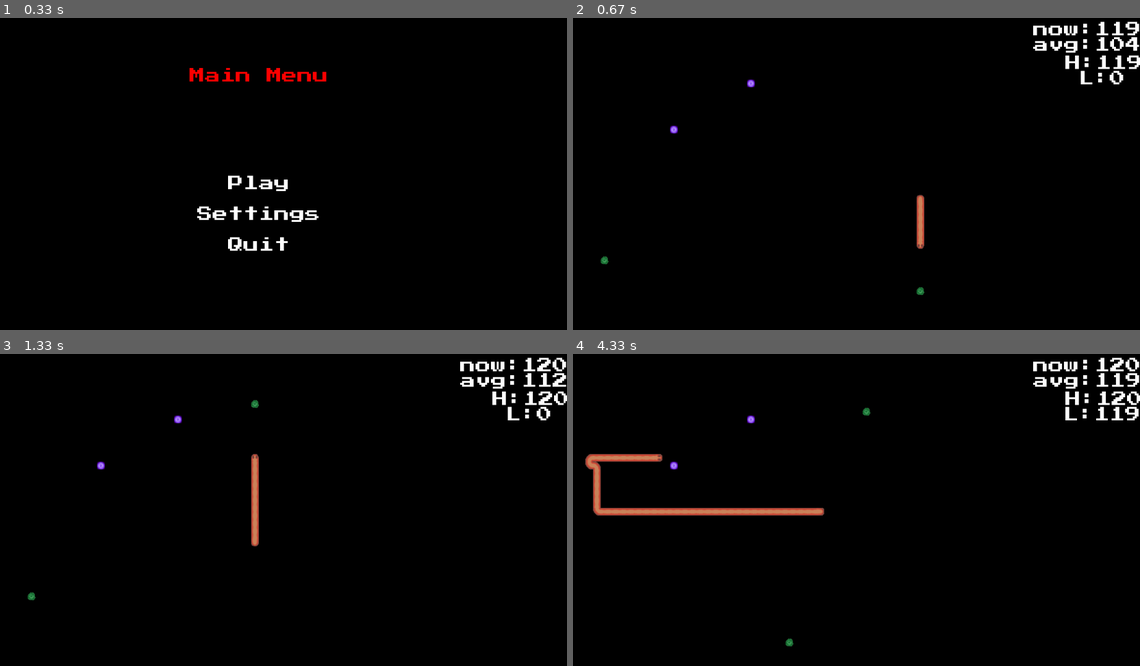
Above: before the commit, frames 1-4 (two rows, left to right).
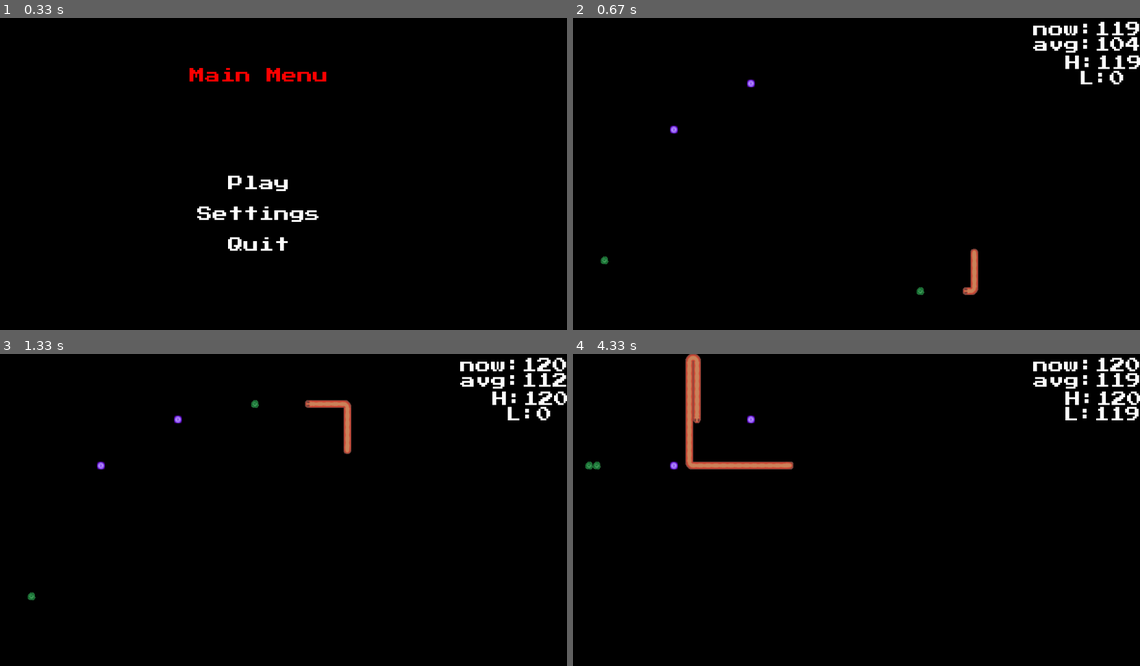
Above: after the commit, the same moments.

Repository: nmurphy101/Pygame2DFramework
Game: pygame game, started from main.py
The game is run twice, just before and just after one commit, with the same random seed, the same clock (stepped at 60 frames per second) and the same inputs.
Inputs (mouse positions are in pixels of both pictures, inside the frame that each line leads up to):
- Up to frame 1 (0.33 s): no input
- Up to frame 2 (0.67 s): click (828, 183) at 0.38 s
- Up to frame 3 (1.33 s): no input
- Up to frame 4 (4.33 s): no input

Frame 1 is identical in both runs. In frame 2, 0.5% of the frame differs, in the area x 60-72%, y 56-89%; in frame 3, 0.8%; in frame 4, 2.9%, in the area x 2-53%, y 0-94%.

Commit message:
Working on furthering ai intelligence

Diff:
--- a/pkg/snake_game/ai/ai.py
+++ b/pkg/snake_game/ai/ai.py
@@ -25,8 +25,9 @@
     def __init__(self):
         self.difficulty = None
         self.obj_container = None
+        self.time_chase = 0
         self.portal_use_difficulty = 1
-        self.time_chase = 0
+        self.farsight_use_difficulty = 1
 
     def decide_direction(self, entity, target, obj_container, difficulty=0):
         if not target:
@@ -67,40 +68,41 @@
         intent = None
         # print(entity.secondary_target)
         if entity.secondary_target == None:
+            # Equal, down, or up  Intent
+            if entity.position[1] < target[2]:
+                intent = 2
+            elif entity.position[1] > target[2]:
+                intent = 0
             # Equal, Right, or left  Intent
-            if entity.position[0] < target[1]:
+            elif entity.position[0] < target[1]:
                 intent = 1
             elif entity.position[0] > target[1]:
                 intent = 3
-            # Equal, down, or up  Intent
-            elif entity.position[1] < target[2]:
-                intent = 2
-            elif entity.position[1] > target[2]:
-                intent = 0
+
         else:
             # Go for secondary target within timeframe
             if datetime.now() <= entity.since_secondary_target + timedelta(seconds=self.time_chase):
+                # Equal, down, or up  Intent
+                if entity.position[1] < entity.secondary_target[1]:
+                    intent = 2
+                elif entity.position[1] > entity.secondary_target[1]:
+                    intent = 0
                 # Equal, Right, or left  Intent
-                if entity.position[0] < entity.secondary_target[0]:
+                elif entity.position[0] < entity.secondary_target[0]:
                     intent = 1
                 elif entity.position[0] > entity.secondary_target[0]:
                     intent = 3
+            else:
                 # Equal, down, or up  Intent
-                elif entity.position[1] < entity.secondary_target[1]:
+                if entity.position[1] < target[2]:
                     intent = 2
-                elif entity.position[1] > entity.secondary_target[1]:
+                elif entity.position[1] > target[2]:
                     intent = 0
-            else:
                 # Equal, Right, or left  Intent
-                if entity.position[0] < target[1]:
+                elif entity.position[0] < target[1]:
                     intent = 1
                 elif entity.position[0] > target[1]:
                     intent = 3
-                # Equal, down, or up  Intent
-                elif entity.position[1] < target[2]:
-                    intent = 2
-                elif entity.position[1] > target[2]:
-                    intent = 0
 
         intent = self.check_intent(entity, intent)
 
@@ -127,12 +129,12 @@
                 # if "food" not in obj.name:
                     # Check if object obstructs entity (and isn't self)
                     if obj != entity:
-                        verify_sight_lines(obj, entity, decide_portal, collide_rect, situational_intent, hypot)
+                        verify_sight_lines(obj, entity, intent, decide_portal, collide_rect, situational_intent, hypot)
                         intent = get_intent(intent, entity)
                     # Check if object's children if any (even if self) obstructs entity
                     if obj.children:
                         for child in obj.children:
-                            verify_sight_lines(child, entity, decide_portal, collide_rect, situational_intent, hypot)
+                            verify_sight_lines(child, entity, intent, decide_portal, collide_rect, situational_intent, hypot)
                             intent = get_intent(intent, entity)
             # Break from while loop
             break
@@ -140,43 +142,27 @@
         # print(f"Returning Found Intent: {intent}")
         return intent
 
-    def verify_sight_lines(self, obj, entity, decide_portal, collide_rect, situational_intent, hypot):
+    def verify_sight_lines(self, obj, entity, intent, decide_portal, collide_rect, situational_intent, hypot):
         for line in entity.sight_lines_diag:
             # Check the sight lines for a open direction
             if pygame.Rect.collidepoint(obj.rect, line.end):
-                # if not "segment" in obj.ID:
-                # print(f"diagonal line collision {obj.ID} and {line.direction}")
-                # # Will Ai see and use portals?
-                # if "teleportal" in obj.name and self.difficulty >= self.portal_use_difficulty:
-                #     line.open = decide_portal(obj, entity, situational_intent, hypot)
-                # else:
-                line.open = False
-            # print(line.open, line.direction, entity.direction)
-        # print("--------------")
+                line.open = False
+                continue
+             # Edge of screen detection
+            elif line.end[1] <= 0:
+                line.open = False
+                continue
+            elif line.end[1] >= entity.screen_size[1]:
+                line.open = False
+                continue
+            elif line.end[0] <= 0:
+                line.open = False
+                continue
+            elif line.end[0] >= entity.screen_size[0]:
+                line.open = False
+                continue
         # Verify intention with sight lines
         for line in entity.sight_lines:
-            # Edge of screen detection
-            if line.direction == 0 and line.end[1] <= 0:
-                line.open = False
-            elif line.direction == 2 and line.end[1] >= entity.screen_size[1]:
-                line.open = False
-            elif line.direction == 3 and line.end[0] <= 0:
-                line.open = False
-            elif line.direction == 1 and line.end[0] >= entity.screen_size[0]:
-                line.open = False
-            # Verify with farsight sight lines
-            if line.direction == 0:
-                if not entity.sight_lines_diag[0].open and not entity.sight_lines_diag[3].open:
-                    line.open = False
-            elif line.direction == 2:
-                if not entity.sight_lines_diag[2].open and not entity.sight_lines_diag[1].open:
-                    line.open = False
-            elif line.direction == 3:
-                if not entity.sight_lines_diag[3].open and not entity.sight_lines_diag[2].open:
-                    line.open = False
-            elif line.direction == 1:
-                if not entity.sight_lines_diag[1].open and not entity.sight_lines_diag[0].open :
-                    line.open = False
             # Check the sight lines for a open direction
             if collide_rect(obj.rect, line.rect):
                 # if not "segment" in obj.ID:
@@ -186,6 +172,42 @@
                     line.open = decide_portal(obj, entity, situational_intent, hypot)
                 else:
                     line.open = False
+                    continue
+            # Edge of screen detection
+            elif line.direction == 0 and line.end[1] <= (0 - entity.size):
+                line.open = False
+                continue
+            elif line.direction == 2 and line.end[1] >= (entity.screen_size[1] + entity.size):
+                line.open = False
+                continue
+            elif line.direction == 3 and line.end[0] <= (0 - entity.size):
+                line.open = False
+                continue
+            elif line.direction == 1 and line.end[0] >= (entity.screen_size[0] + entity.size):
+                line.open = False
+                continue
+            # Verify with farsight sight lines
+            if entity.sight_lines_diag != [] and self.difficulty >= self.farsight_use_difficulty:
+                if line.direction == 0 and intent == 0:
+                    if not entity.sight_lines_diag[0].open and not entity.sight_lines_diag[3].open:
+                        line.open = False
+                        # input(f"Press to continue: 0 - {entity.sight_lines_diag[0].open} and {entity.sight_lines_diag[3].open}")
+                        continue
+                elif line.direction == 2 and intent == 2:
+                    if not entity.sight_lines_diag[2].open and not entity.sight_lines_diag[1].open:
+                        line.open = False
+                        # input(f"Press to continue: 2 - {entity.sight_lines_diag[2].open} and {entity.sight_lines_diag[1].open}")
+                        continue
+                elif line.direction == 3 and intent == 3:
+                    if not entity.sight_lines_diag[3].open and not entity.sight_lines_diag[2].open:
+                        line.open = False
+                        # input(f"Press to continue: 3 - {entity.sight_lines_diag[3].open} and {entity.sight_lines_diag[2].open}")
+                        continue
+                elif line.direction == 1 and intent == 1:
+                    if not entity.sight_lines_diag[1].open and not entity.sight_lines_diag[0].open :
+                        line.open = False
+                        # input(f"Press to continue: 1 - {entity.sight_lines_diag[1].open} and {entity.sight_lines_diag[0].open}")
+                        continue
 
     def reset_sight_lines(self, entity):
         for line in entity.sight_lines_diag:
--- a/pkg/snake_game/entities/entity.py
+++ b/pkg/snake_game/entities/entity.py
@@ -101,6 +101,7 @@
         self.target = None
         self.secondary_target = None
         self.since_secondary_target = datetime.now()
+        self.ai_difficulty = 10
         # children list
         self.children = Deque()
 
@@ -165,7 +166,7 @@
 
     def die(self, death_reason):
         if self.killable:
-            # print(f"{self.ID} {death_reason}")
+            print(f"{self.ID} {death_reason}")
             # Play death sound
             sound = self.sound_death
             self.sound_death_volume = float(self.app.game_config["settings"]["sound"]["effect_volume"])/self.sound_mod
@@ -181,6 +182,10 @@
                 self.app.game.sprite_group.remove(self)
             else:
                 self.alive = False
+            # Clear previous frame render (from menu)
+            self.app.game.screen.fill((0, 0, 0, 0))
+            for obj in self.app.game.sprite_group:
+                obj.draw(self.app.game.sprite_group, (False, True))
 
     def collision_checks(self, updated):
         '''
@@ -324,7 +329,7 @@
                     primary_target = (pos, dist_self)
         self.target = (target_name, primary_target[0][0], primary_target[0][1])
         self.direction = self.app.game.chosen_ai.decide_direction(
-            self, self.target, self.app.game.sprite_group, difficulty=10
+            self, self.target, self.app.game.sprite_group, difficulty=self.ai_difficulty
         )
         self.since_secondary_target = datetime.now()
 
--- a/pkg/snake_game/entities/snake/snake.py
+++ b/pkg/snake_game/entities/snake/snake.py
@@ -377,13 +377,5 @@
         self.screen.blit(self.image, self.position)
 
     def interact(self, interacting_obj):
-        # Play interacting_obj death sound
-        sound = interacting_obj.sound_death
-        interacting_obj.sound_death_volume = float(self.app.game_config["settings"]["sound"]["effect_volume"])/self.sound_mod
-        sound.set_volume(interacting_obj.sound_death_volume)
-        pygame.mixer.Sound.play(sound)
-        # Loose the game if interacting_obj is the player
-        if interacting_obj.player:
-            self.app.game.menu.menu_option = 3
         # Kill interacting_obj
         interacting_obj.die(f"collided with {self.ID} and died")
--- a/pkg/snake_game/game.py
+++ b/pkg/snake_game/game.py
@@ -112,21 +112,21 @@
             fill_screen = self.screen.fill
             ### append_dirty_rects = self.dirty_rects.append
             # Execute game object actions
-            for obj in self.sprite_group.sprites():
+            for obj in self.sprite_group:
                 # Make sure to refresh coming out of pause_menu
                 if self.menu.prev_menu in [0, 1]:
                     # Clear previous frame render (from menu)
                     fill_screen((0, 0, 0, 0))
                     # Draw game objects
-                    obj.draw(self.sprite_group.sprites(), (False, True))
+                    obj.draw(self.sprite_group, (False, True))
                 # take obj tick actions
-                updated = obj.update(self.sprite_group.sprites())
+                updated = obj.update(self.sprite_group)
                 ## Adding updated sprites to the dirty rects container
                 ### if updated or not obj.dirty_rect:
                 ###     append_dirty_rects(obj)
                 ### self.dirty_rects += obj.children
                 # Draw game objects
-                obj.draw(self.sprite_group.sprites(), (updated, False))
+                obj.draw(self.sprite_group, (updated, False))
                 # collision of obj to other objects/children-of-other-objs
                 obj.collision_checks(updated)
             # Only 1 tick to refresh from pause_menu
@@ -172,8 +172,10 @@
         enemy_snake = Snake(self.alpha_screen, self.screen, self.screen_size, self.app)
         enemy_snake.speed_mod = 3
         enemy_snake.killable = False
-        # enemy_snake2 = Snake(self.alpha_screen, self.screen, self.screen_size, self.app)
-        # enemy_snake2.speed_mod = 3
+        enemy_snake2 = Snake(self.alpha_screen, self.screen, self.screen_size, self.app)
+        enemy_snake2.speed_mod = 3
+        enemy_snake3 = Snake(self.alpha_screen, self.screen, self.screen_size, self.app)
+        enemy_snake3.speed_mod = 3
         tele_portal = TelePortal(self.alpha_screen, self.screen, self.screen_size, self.app)
         # Set of game objects
         obj_container = [ # Order of these objects actually matter
@@ -184,6 +186,7 @@
             # player_snake,
             enemy_snake,
             # enemy_snake2,
+            # enemy_snake3,
         ]
         # Sprite Group obj
         for obj in obj_container:
